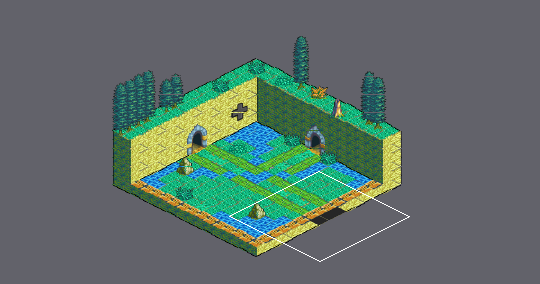
Two versions of a level (Tiled map, Final_Fantasy_Mystery_World/Game/assets/maps/Tutorial_PreFinal.tmx). The picture above shows the old version from afar; the outline marks the close-up.
Close-up. Earlier state:
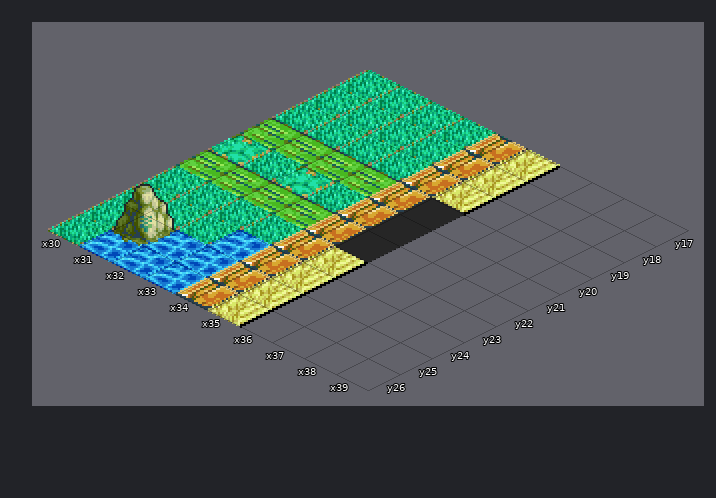
Cells are 32x16 px. Isometric: x runs down to the right, y down to the left. Shown: x 30..39, y 17..26.
New version:
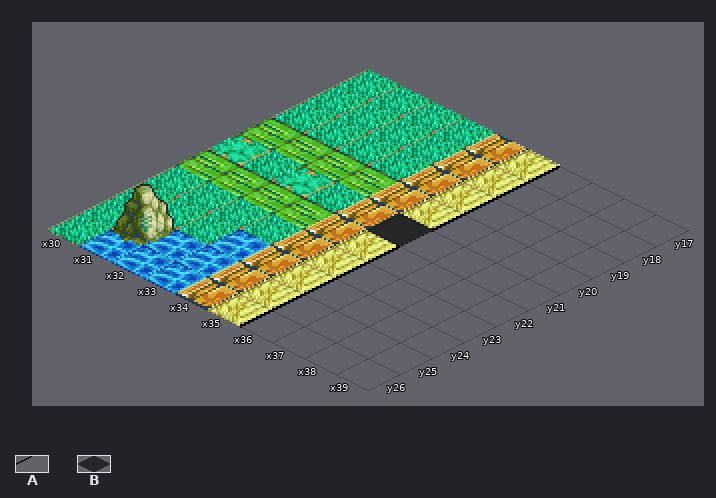
Key: from "tutorial_tileset": A 168, B 245.
_ is an empty cell.
Tiles replaced or removed in this view: B.
Edits made:
Changed rows in their new state; . is an unchanged cell.
Layer "Shadow":
first column x 35:
20 _A
22 _A
Boxes around the changes in both close-ups, in picture pixels (x1, y1, x2, y2):
changed: (336, 198, 464, 264)
